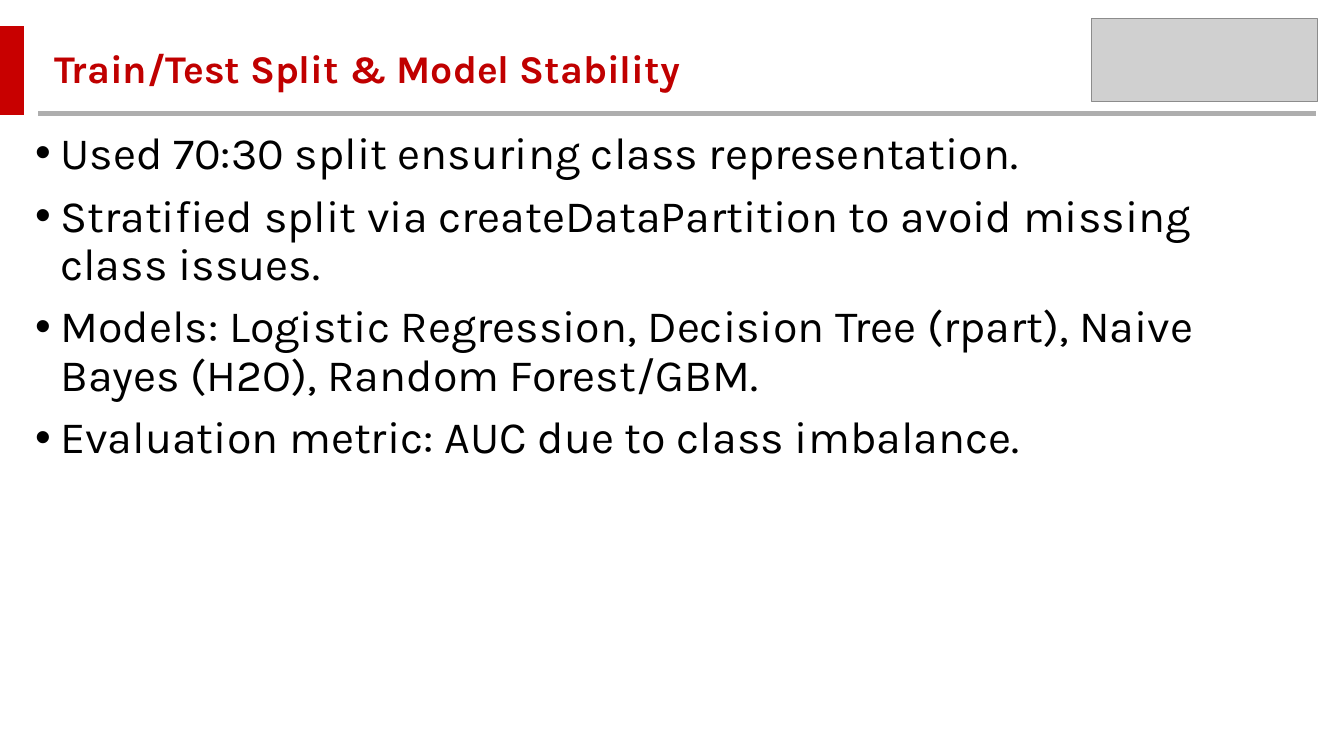
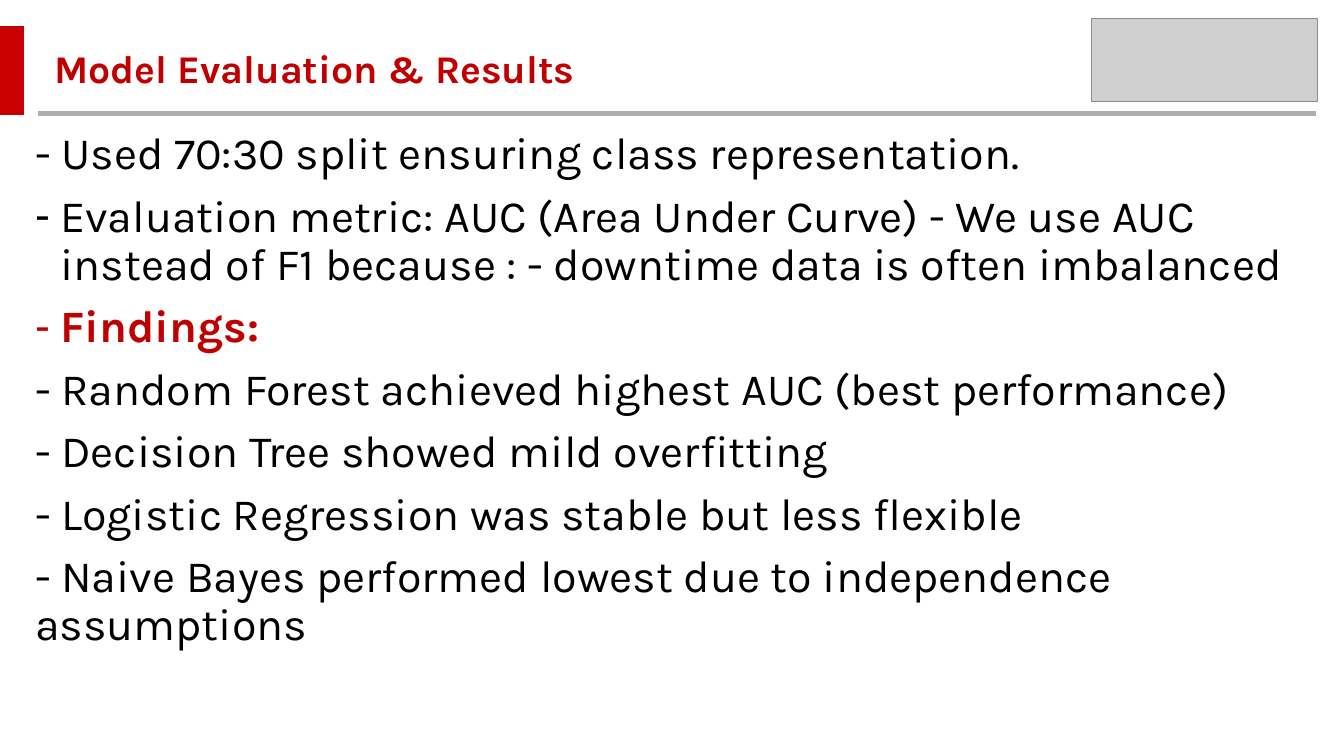
Before and after one commit to MMawande/STAT606-Machine-Learning-Assignment, a slide deck: slide 5 of Binary Classification 606.pptx (slide 4 before the commit). Drawn at 1344x756 pixels with LibreOffice and Linux fonts; fonts in the diff are those of the drawing; grey boxes stand for pictures. Boxes give left, top, right and bottom in pixels: in the first picture for what was removed or moved away, otherwise in the second. Text is boxed around its words. In the diff, an @@ line names an element or a change of style, - is before the commit and + after.

Commit message:
trained models and compared them. Now we need to dicsuss and align on the flow of the R code for feature

```diff
--- a/Binary Classification 606.pptx
+++ b/Binary Classification 606.pptx
@@ text at (x1=54, y1=55, x2=574, y2=84): text changed @@
-Train/Test Split & Model Stability
+Model Evaluation & Results
@@ text at (x1=35, y1=138, x2=1281, y2=651): text changed @@
-• Used 70:30 split ensuring class representation.
-• Stratified split via createDataPartition to avoid missing class issues.
-• Models: Logistic Regression, Decision Tree (rpart), Naive Bayes (H2O), Random Forest/GBM.
-• Evaluation metric: AUC due to class imbalance.
+- Used 70:30 split ensuring class representation.
+– Evaluation metric: AUC (Area Under Curve) - We use AUC instead of F1 because : - downtime data is often imbalanced
+– Findings:
+- Random Forest achieved highest AUC (best performance)
+- Decision Tree showed mild overfitting
+- Logistic Regression was stable but less flexible
+- Naive Bayes performed lowest due to independence assumptions
```
Also in this commit, not shown: 2 other slides changed, 2 slides added, 3 other files.
